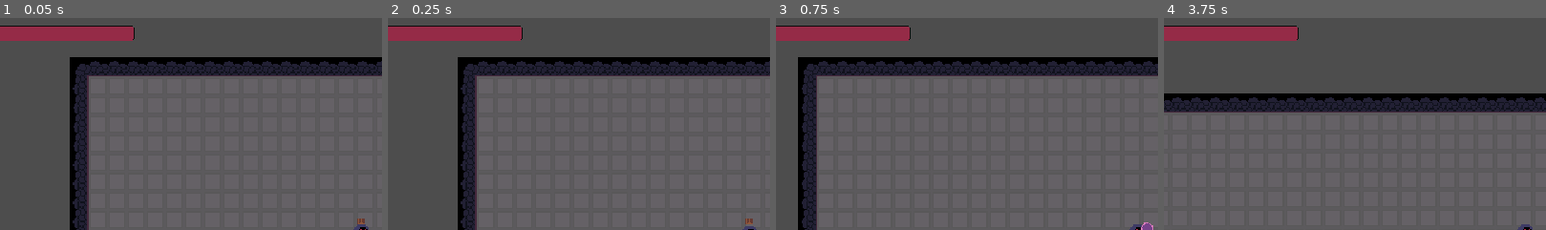
Above: before the commit, frames 1-4 (left to right).
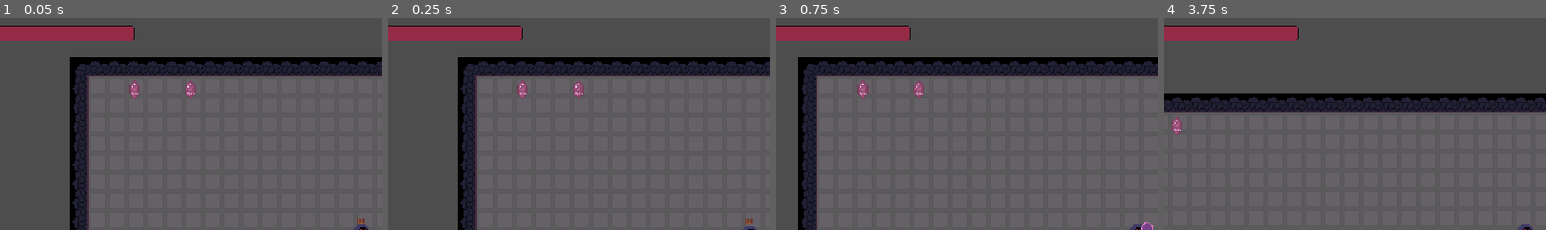
Above: after the commit, the same moments.

Repository: Arssin/Bullet_Hell_Jam
Game: Godot game, scene res://scenes/Level3.tscn
Two runs of this game, one before a commit and one after it. Both use one fixed random seed, a clock stepped at 60 frames per second and the inputs below. This scene is started directly instead of the project's main scene.
Inputs (mouse positions are % of the whole screen's width and height, from its top left):
- Up to frame 1 (0.05 s): no input
- Up to frame 2 (0.25 s): no input
- Up to frame 3 (0.75 s): tap Enter at 0.5 s; move the mouse to (72, 46) at 0.52 s; hold D (move_right) from 0.53 s (still down); click (72, 46) at 0.6 s
- Up to frame 4 (3.75 s): move the mouse to (30, 56) at 1.27 s; release D (move_right) at 1.28 s; hold S (move_down) 1.28-2.03 s; tap Space (dash) at 1.35, 2.75, 3.6 s; move the mouse to (60, 28) at 2.02 s; hold D (move_right) 2.03-2.78 s; tap E (player_action) at 2.1 s; move the mouse to (45, 71) at 2.77 s; hold W (move_up) 2.78-3.53 s; click (45, 71) at 2.85 s; move the mouse to (80, 66) at 3.52 s; hold Left (move_left) from 3.53 s (still down)
The pictures show only the part of the screen within x 3-53%, y 0-50%; the shares and areas given below are measured in that part.

The runs differ from the first frame. In frame 1, 0.4% of the frame differs, in the area x 33-52%, y 29-39%; in frame 2, 0.4%; in frame 3, 0.4%, in the area x 21-39%, y 29-39%; in frame 4, 0.2%.
Error after the commit: Parse Error: Expected function name after "func". (res://scripts/cristal_enemy.gd:21)

Commit message:
cristal shoots prepare

Diff:
--- a/scenes/Level3.tscn
+++ b/scenes/Level3.tscn
@@ -1,11 +1,12 @@
-[gd_scene load_steps=4 format=3 uid="uid://ccld875vdpeh6"]
+[gd_scene load_steps=5 format=3 uid="uid://ccld875vdpeh6"]
 
 [ext_resource type="PackedScene" uid="uid://df3rvcxvib2rc" path="res://scenes/map_creator.tscn" id="1_6u3b2"]
 [ext_resource type="PackedScene" uid="uid://bwofc6vedhbhe" path="res://scenes/player.tscn" id="2_l0xq2"]
+[ext_resource type="PackedScene" uid="uid://bw35yw126p5jb" path="res://scenes/cristal_enemy.tscn" id="3_y5qt6"]
 
 [sub_resource type="Curve2D" id="Curve2D_notfj"]
 _data = {
-"points": PackedVector2Array(0, 0, 0, 0, 334, 186, 0, 0, 0, 0, 757, 186, 0, 0, 0, 0, 760, 428, 0, 0, 0, 0, 335, 428, 0, 0, 0, 0, 334, 186)
+"points": PackedVector2Array(0, 0, 0, 0, 334, 186, 0, 0, 0, 0, 757, 186, 0, 0, 0, 0, 759, 421, 0, 0, 0, 0, 335, 421, 0, 0, 0, 0, 334, 186)
 }
 point_count = 5
 
@@ -20,5 +21,322 @@
 [node name="PathFollow2D" type="PathFollow2D" parent="Path2D"]
 position = Vector2(334, 186)
 
+[node name="PathFollow2D2" type="PathFollow2D" parent="Path2D"]
+position = Vector2(373.99, 186)
+progress = 40.0
+
+[node name="PathFollow2D3" type="PathFollow2D" parent="Path2D"]
+position = Vector2(413.992, 186)
+progress = 80.0
+
+[node name="PathFollow2D4" type="PathFollow2D" parent="Path2D"]
+position = Vector2(454, 186)
+progress = 120.0
+
+[node name="PathFollow2D5" type="PathFollow2D" parent="Path2D"]
+position = Vector2(493.997, 186)
+progress = 160.0
+
+[node name="PathFollow2D6" type="PathFollow2D" parent="Path2D"]
+position = Vector2(533.999, 186)
+progress = 200.0
+
+[node name="PathFollow2D7" type="PathFollow2D" parent="Path2D"]
+position = Vector2(574.001, 186)
+progress = 240.0
+
+[node name="PathFollow2D8" type="PathFollow2D" parent="Path2D"]
+position = Vector2(614.001, 186)
+progress = 280.0
+
+[node name="PathFollow2D9" type="PathFollow2D" parent="Path2D"]
+position = Vector2(654.003, 186)
+progress = 320.0
+
+[node name="PathFollow2D10" type="PathFollow2D" parent="Path2D"]
+position = Vector2(694.005, 186)
+progress = 360.0
+
+[node name="PathFollow2D11" type="PathFollow2D" parent="Path2D"]
+position = Vector2(733.912, 186)
+progress = 400.0
+
+[node name="PathFollow2D12" type="PathFollow2D" parent="Path2D"]
+position = Vector2(757.144, 202.971)
+rotation = 1.56229
+progress = 440.0
+
+[node name="PathFollow2D13" type="PathFollow2D" parent="Path2D"]
+position = Vector2(757.485, 242.983)
+rotation = 1.56229
+progress = 480.0
+
+[node name="PathFollow2D14" type="PathFollow2D" parent="Path2D"]
+position = Vector2(757.826, 282.995)
+rotation = 1.56229
+progress = 520.0
+
+[node name="PathFollow2D15" type="PathFollow2D" parent="Path2D"]
+position = Vector2(758.166, 322.995)
+rotation = 1.56229
+progress = 560.0
+
+[node name="PathFollow2D16" type="PathFollow2D" parent="Path2D"]
+position = Vector2(758.506, 363.005)
+rotation = 1.56229
+progress = 600.0
+
+[node name="PathFollow2D17" type="PathFollow2D" parent="Path2D"]
+position = Vector2(758.847, 403.006)
+rotation = 1.56229
+progress = 640.0
+
+[node name="PathFollow2D18" type="PathFollow2D" parent="Path2D"]
+position = Vector2(736.888, 421)
+rotation = 3.14159
+progress = 680.0
+
+[node name="PathFollow2D19" type="PathFollow2D" parent="Path2D"]
+position = Vector2(697.014, 421)
+rotation = 3.14159
+progress = 720.0
+
+[node name="PathFollow2D20" type="PathFollow2D" parent="Path2D"]
+position = Vector2(657.013, 421)
+rotation = 3.14159
+progress = 760.0
+
+[node name="PathFollow2D21" type="PathFollow2D" parent="Path2D"]
+position = Vector2(617.013, 421)
+rotation = 3.14159
+progress = 800.0
+
+[node name="PathFollow2D22" type="PathFollow2D" parent="Path2D"]
+position = Vector2(577.009, 421)
+rotation = 3.14159
+progress = 840.0
+
+[node name="PathFollow2D23" type="PathFollow2D" parent="Path2D"]
+position = Vector2(537.009, 421)
+rotation = 3.14159
+progress = 880.0
+
+[node name="PathFollow2D24" type="PathFollow2D" parent="Path2D"]
+position = Vector2(497.007, 421)
+rotation = 3.14159
+progress = 920.0
+
+[node name="PathFollow2D25" type="PathFollow2D" parent="Path2D"]
+position = Vector2(457.004, 421)
+rotation = 3.14159
+progress = 960.0
+
+[node name="PathFollow2D26" type="PathFollow2D" parent="Path2D"]
+position = Vector2(417.007, 421)
+rotation = 3.14159
+progress = 1000.0
+
+[node name="PathFollow2D27" type="PathFollow2D" parent="Path2D"]
+position = Vector2(377.006, 421)
+rotation = 3.14159
+progress = 1040.0
+
+[node name="PathFollow2D28" type="PathFollow2D" parent="Path2D"]
+position = Vector2(336.786, 421.186)
+rotation = 3.14159
+progress = 1080.0
+
+[node name="PathFollow2D29" type="PathFollow2D" parent="Path2D"]
+position = Vector2(334.838, 383.027)
+rotation = -1.57505
+progress = 1120.0
+
+[node name="PathFollow2D30" type="PathFollow2D" parent="Path2D"]
+position = Vector2(334.668, 343.012)
+rotation = -1.57505
+progress = 1160.0
+
+[node name="PathFollow2D31" type="PathFollow2D" parent="Path2D"]
+position = Vector2(334.498, 303.01)
+rotation = -1.57505
+progress = 1200.0
+
+[node name="PathFollow2D32" type="PathFollow2D" parent="Path2D"]
+position = Vector2(334.328, 263.01)
+rotation = -1.57505
+progress = 1240.0
+
+[node name="PathFollow2D33" type="PathFollow2D" parent="Path2D"]
+position = Vector2(334.157, 223.005)
+rotation = -1.57505
+progress = 1280.0
+
 [node name="Player" parent="." instance=ExtResource("2_l0xq2")]
 position = Vector2(549, 307)
+
+[node name="Node2D" type="Node2D" parent="."]
+
+[node name="CristalEnemy" parent="Node2D" node_paths=PackedStringArray("move_on_path") instance=ExtResource("3_y5qt6")]
+position = Vector2(359, 186)
+move_on_path = NodePath("../../Path2D/PathFollow2D")
+movement_speed = 2
+
+[node name="CristalEnemy2" parent="Node2D" node_paths=PackedStringArray("move_on_path") instance=ExtResource("3_y5qt6")]
+position = Vector2(406, 186)
+move_on_path = NodePath("../../Path2D/PathFollow2D2")
+movement_speed = 2
+
+[node name="CristalEnemy3" parent="Node2D" node_paths=PackedStringArray("move_on_path") instance=ExtResource("3_y5qt6")]
+position = Vector2(406, 186)
+move_on_path = NodePath("../../Path2D/PathFollow2D3")
+movement_speed = 2
+
+[node name="CristalEnemy4" parent="Node2D" node_paths=PackedStringArray("move_on_path") instance=ExtResource("3_y5qt6")]
+position = Vector2(406, 186)
+move_on_path = NodePath("../../Path2D/PathFollow2D4")
+movement_speed = 2
+
+[node name="CristalEnemy5" parent="Node2D" node_paths=PackedStringArray("move_on_path") instance=ExtResource("3_y5qt6")]
+position = Vector2(406, 186)
+move_on_path = NodePath("../../Path2D/PathFollow2D5")
+movement_speed = 2
+
+[node name="CristalEnemy6" parent="Node2D" node_paths=PackedStringArray("move_on_path") instance=ExtResource("3_y5qt6")]
+position = Vector2(406, 186)
+move_on_path = NodePath("../../Path2D/PathFollow2D6")
+movement_speed = 2
+
+[node name="CristalEnemy7" parent="Node2D" node_paths=PackedStringArray("move_on_path") instance=ExtResource("3_y5qt6")]
+position = Vector2(406, 186)
+move_on_path = NodePath("../../Path2D/PathFollow2D7")
+movement_speed = 2
+
+[node name="CristalEnemy8" parent="Node2D" node_paths=PackedStringArray("move_on_path") instance=ExtResource("3_y5qt6")]
+position = Vector2(406, 186)
+move_on_path = NodePath("../../Path2D/PathFollow2D8")
+movement_speed = 2
+
+[node name="CristalEnemy9" parent="Node2D" node_paths=PackedStringArray("move_on_path") instance=ExtResource("3_y5qt6")]
+position = Vector2(406, 186)
+move_on_path = NodePath("../../Path2D/PathFollow2D9")
+movement_speed = 2
+
+[node name="CristalEnemy10" parent="Node2D" node_paths=PackedStringArray("move_on_path") instance=ExtResource("3_y5qt6")]
+position = Vector2(359, 186)
+move_on_path = NodePath("../../Path2D/PathFollow2D10")
+movement_speed = 2
+
+[node name="CristalEnemy11" parent="Node2D" node_paths=PackedStringArray("move_on_path") instance=ExtResource("3_y5qt6")]
+position = Vector2(406, 186)
+move_on_path = NodePath("../../Path2D/PathFollow2D11")
+movement_speed = 2
+
+[node name="CristalEnemy12" parent="Node2D" node_paths=PackedStringArray("move_on_path") instance=ExtResource("3_y5qt6")]
+position = Vector2(406, 186)
+move_on_path = NodePath("../../Path2D/PathFollow2D12")
+movement_speed = 2
+
+[node name="CristalEnemy13" parent="Node2D" node_paths=PackedStringArray("move_on_path") instance=ExtResource("3_y5qt6")]
+position = Vector2(406, 186)
+move_on_path = NodePath("../../Path2D/PathFollow2D13")
+movement_speed = 2
+
+[node name="CristalEnemy14" parent="Node2D" node_paths=PackedStringArray("move_on_path") instance=ExtResource("3_y5qt6")]
+position = Vector2(406, 186)
+move_on_path = NodePath("../../Path2D/PathFollow2D14")
+movement_speed = 2
+
+[node name="CristalEnemy15" parent="Node2D" node_paths=PackedStringArray("move_on_path") instance=ExtResource("3_y5qt6")]
+position = Vector2(406, 186)
+move_on_path = NodePath("../../Path2D/PathFollow2D15")
+movement_speed = 2
+
+[node name="CristalEnemy16" parent="Node2D" node_paths=PackedStringArray("move_on_path") instance=ExtResource("3_y5qt6")]
+position = Vector2(406, 186)
+move_on_path = NodePath("../../Path2D/PathFollow2D16")
+movement_speed = 2
+
+[node name="CristalEnemy17" parent="Node2D" node_paths=PackedStringArray("move_on_path") instance=ExtResource("3_y5qt6")]
+position = Vector2(406, 186)
+move_on_path = NodePath("../../Path2D/PathFollow2D17")
+movement_speed = 2
+
+[node name="CristalEnemy18" parent="Node2D" node_paths=PackedStringArray("move_on_path") instance=ExtResource("3_y5qt6")]
+position = Vector2(406, 186)
+move_on_path = NodePath("../../Path2D/PathFollow2D18")
+movement_speed = 2
+
+[node name="CristalEnemy19" parent="Node2D" node_paths=PackedStringArray("move_on_path") instance=ExtResource("3_y5qt6")]
+position = Vector2(359, 186)
+move_on_path = NodePath("../../Path2D/PathFollow2D19")
+movement_speed = 2
+
+[node name="CristalEnemy20" parent="Node2D" node_paths=PackedStringArray("move_on_path") instance=ExtResource("3_y5qt6")]
+position = Vector2(406, 186)
+move_on_path = NodePath("../../Path2D/PathFollow2D20")
+movement_speed = 2
+
+[node name="CristalEnemy21" parent="Node2D" node_paths=PackedStringArray("move_on_path") instance=ExtResource("3_y5qt6")]
+position = Vector2(406, 186)
+move_on_path = NodePath("../../Path2D/PathFollow2D21")
+movement_speed = 2
+
+[node name="CristalEnemy22" parent="Node2D" node_paths=PackedStringArray("move_on_path") instance=ExtResource("3_y5qt6")]
+position = Vector2(406, 186)
+move_on_path = NodePath("../../Path2D/PathFollow2D22")
+movement_speed = 2
+
+[node name="CristalEnemy23" parent="Node2D" node_paths=PackedStringArray("move_on_path") instance=ExtResource("3_y5qt6")]
+position = Vector2(406, 186)
+move_on_path = NodePath("../../Path2D/PathFollow2D23")
+movement_speed = 2
+
+[node name="CristalEnemy24" parent="Node2D" node_paths=PackedStringArray("move_on_path") instance=ExtResource("3_y5qt6")]
+position = Vector2(406, 186)
+move_on_path = NodePath("../../Path2D/PathFollow2D24")
+movement_speed = 2
+
+[node name="CristalEnemy25" parent="Node2D" node_paths=PackedStringArray("move_on_path") instance=ExtResource("3_y5qt6")]
+position = Vector2(406, 186)
+move_on_path = NodePath("../../Path2D/PathFollow2D25")
+movement_speed = 2
+
+[node name="CristalEnemy26" parent="Node2D" node_paths=PackedStringArray("move_on_path") instance=ExtResource("3_y5qt6")]
+position = Vector2(406, 186)
+move_on_path = NodePath("../../Path2D/PathFollow2D26")
+movement_speed = 2
+
+[node name="CristalEnemy27" parent="Node2D" node_paths=PackedStringArray("move_on_path") instance=ExtResource("3_y5qt6")]
+position = Vector2(406, 186)
+move_on_path = NodePath("../../Path2D/PathFollow2D27")
+movement_speed = 2
+
+[node name="CristalEnemy28" parent="Node2D" node_paths=PackedStringArray("move_on_path") instance=ExtResource("3_y5qt6")]
+position = Vector2(359, 186)
+move_on_path = NodePath("../../Path2D/PathFollow2D28")
+movement_speed = 2
+
+[node name="CristalEnemy29" parent="Node2D" node_paths=PackedStringArray("move_on_path") instance=ExtResource("3_y5qt6")]
+position = Vector2(406, 186)
+move_on_path = NodePath("../../Path2D/PathFollow2D29")
+movement_speed = 2
+
+[node name="CristalEnemy30" parent="Node2D" node_paths=PackedStringArray("move_on_path") instance=ExtResource("3_y5qt6")]
+position = Vector2(406, 186)
+move_on_path = NodePath("../../Path2D/PathFollow2D30")
+movement_speed = 2
+
+[node name="CristalEnemy31" parent="Node2D" node_paths=PackedStringArray("move_on_path") instance=ExtResource("3_y5qt6")]
+position = Vector2(406, 186)
+move_on_path = NodePath("../../Path2D/PathFollow2D31")
+movement_speed = 2
+
+[node name="CristalEnemy32" parent="Node2D" node_paths=PackedStringArray("move_on_path") instance=ExtResource("3_y5qt6")]
+position = Vector2(406, 186)
+move_on_path = NodePath("../../Path2D/PathFollow2D32")
+movement_speed = 2
+
+[node name="CristalEnemy33" parent="Node2D" node_paths=PackedStringArray("move_on_path") instance=ExtResource("3_y5qt6")]
+position = Vector2(406, 186)
+move_on_path = NodePath("../../Path2D/PathFollow2D33")
+movement_speed = 2
--- a/scenes/cristal_enemy.tscn
+++ b/scenes/cristal_enemy.tscn
@@ -1,6 +1,7 @@
-[gd_scene load_steps=6 format=3 uid="uid://bw35yw126p5jb"]
+[gd_scene load_steps=7 format=3 uid="uid://bw35yw126p5jb"]
 
 [ext_resource type="Texture2D" uid="uid://pccpebk4waa4" path="res://assets/cristal.png" id="1_2eqpj"]
+[ext_resource type="Script" path="res://scripts/cristal_enemy.gd" id="1_n4m1c"]
 
 [sub_resource type="AtlasTexture" id="AtlasTexture_raxga"]
 atlas = ExtResource("1_2eqpj")
@@ -28,6 +29,8 @@
 size = Vector2(7, 10)
 
 [node name="CristalEnemy" type="CharacterBody2D"]
+script = ExtResource("1_n4m1c")
+movement_speed = null
 
 [node name="AnimatedSprite2D" type="AnimatedSprite2D" parent="."]
 sprite_frames = SubResource("SpriteFrames_1mq0a")
@@ -36,3 +39,5 @@
 [node name="CollisionShape2D" type="CollisionShape2D" parent="."]
 position = Vector2(-0.5, 1)
 shape = SubResource("RectangleShape2D_smlit")
+
+[node name="Shoot" type="Node2D" parent="."]
--- a/scenes/player.gd
+++ b/scenes/player.gd
@@ -29,11 +29,9 @@
 
 func _physics_process(delta: float) -> void:
 	var position_mouse_x = get_global_mouse_position().x
-	print('PLAYER', global_position, position)
 	$WeaponMarker.look_at(get_global_mouse_position())
 	#$WeaponMarker.rotate(get_angle_to(get_global_mouse_position()))
 
-	#print($WeaponMarker.position)
 	if position_mouse_x < global_position.x:
 		sprite_2d.flip_h = true
 		$CollisionShape2D.position.x = -0.5
--- /dev/null
+++ b/scripts/cristal_enemy.gd
@@ -0,0 +1,21 @@
+extends CharacterBody2D
+
+@export var move_on_path: PathFollow2D
+@export var movement_speed = 10
+
+var previous_global_position = Vector2.ZERO
+
+@onready var player = get_node('../../Player')
+
+func _ready() -> void:
+	$AnimatedSprite2D.play("cristal")
+	previous_global_position = global_position
+
+func _physics_process(delta: float) -> void:
+	print(player.global_position)
+	move_on_path.progress += movement_speed
+	position = move_on_path.position
+	var current_global_position = global_position
+	previous_global_position = current_global_position
+
+func
